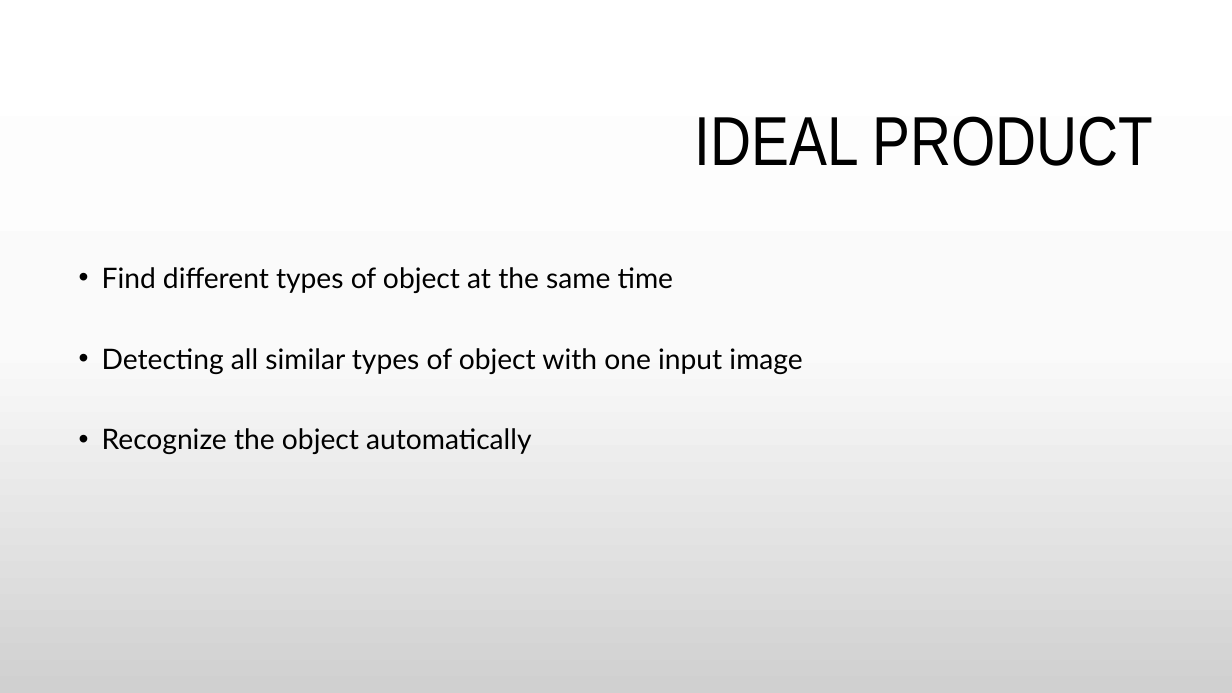
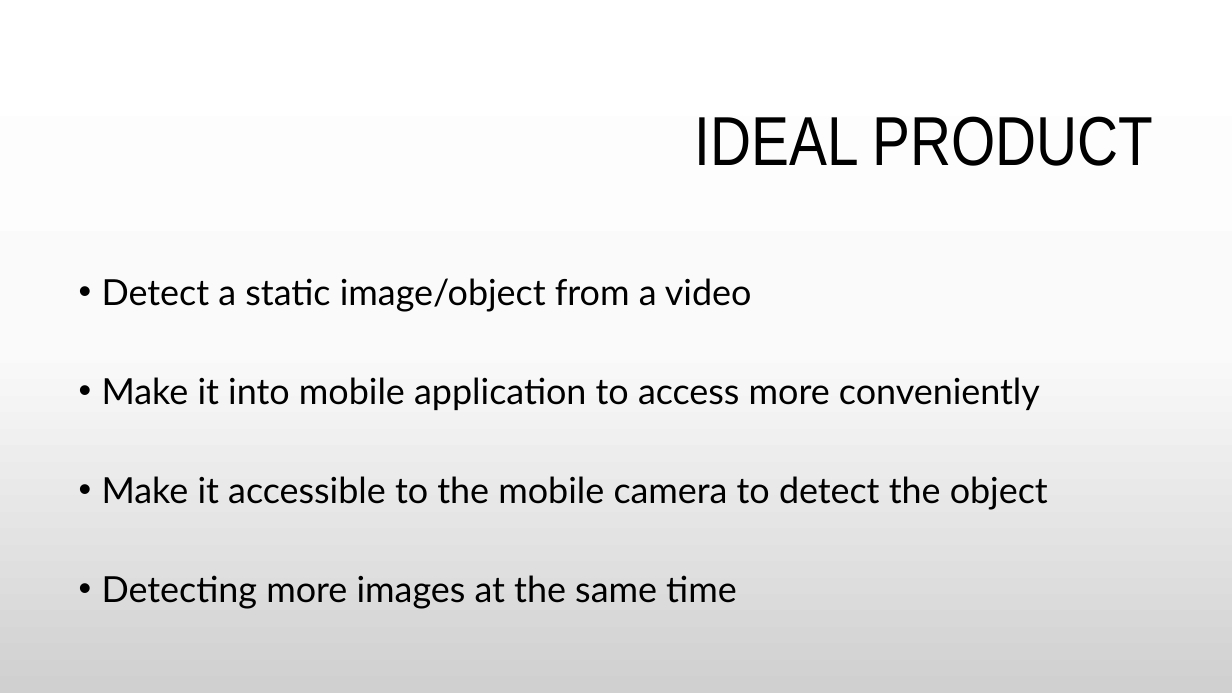
Before and after one commit to jemin6/CIS431_ImageDetector, a slide deck: slide 8 of Other_Files/Presentations/Final-Project.pptx. Drawn at 1232x693 pixels with LibreOffice and Linux fonts; fonts in the diff are those of the drawing; background and template pictures are left out. Boxes give left, top, right and bottom in pixels: in the first picture for what was removed or moved away, otherwise in the second. Text is boxed around its words. In the diff, an @@ line names an element or a change of style, - is before the commit and + after.

Commit message:
modified ppt

```diff
--- a/Other_Files/Presentations/Final-Project.pptx
+++ b/Other_Files/Presentations/Final-Project.pptx
@@ text at (102,278,1048,609): text changed; size 22 to 28 pt @@
-• Find different types of object at the same time
-• Detecting all similar types of object with one input image
-• Recognize the object automatically
+• Detect a static image/object from a video
+• Make it into mobile application to access more conveniently
+• Make it accessible to the mobile camera to detect the object
+• Detecting more images at the same time
```
Also in this commit, not shown: 2 other slides changed.
